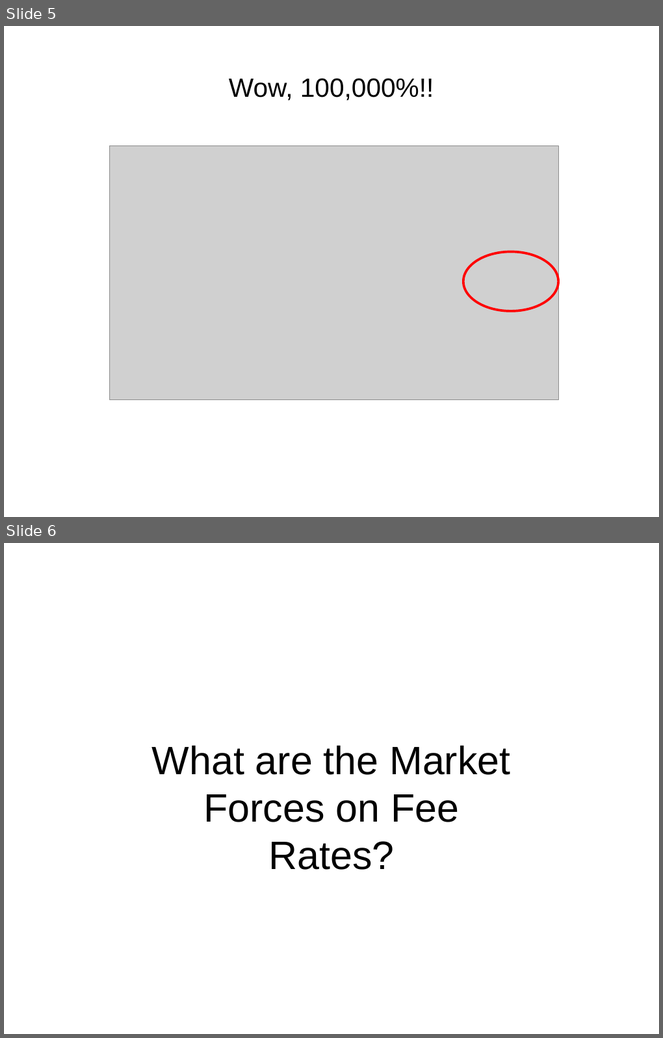
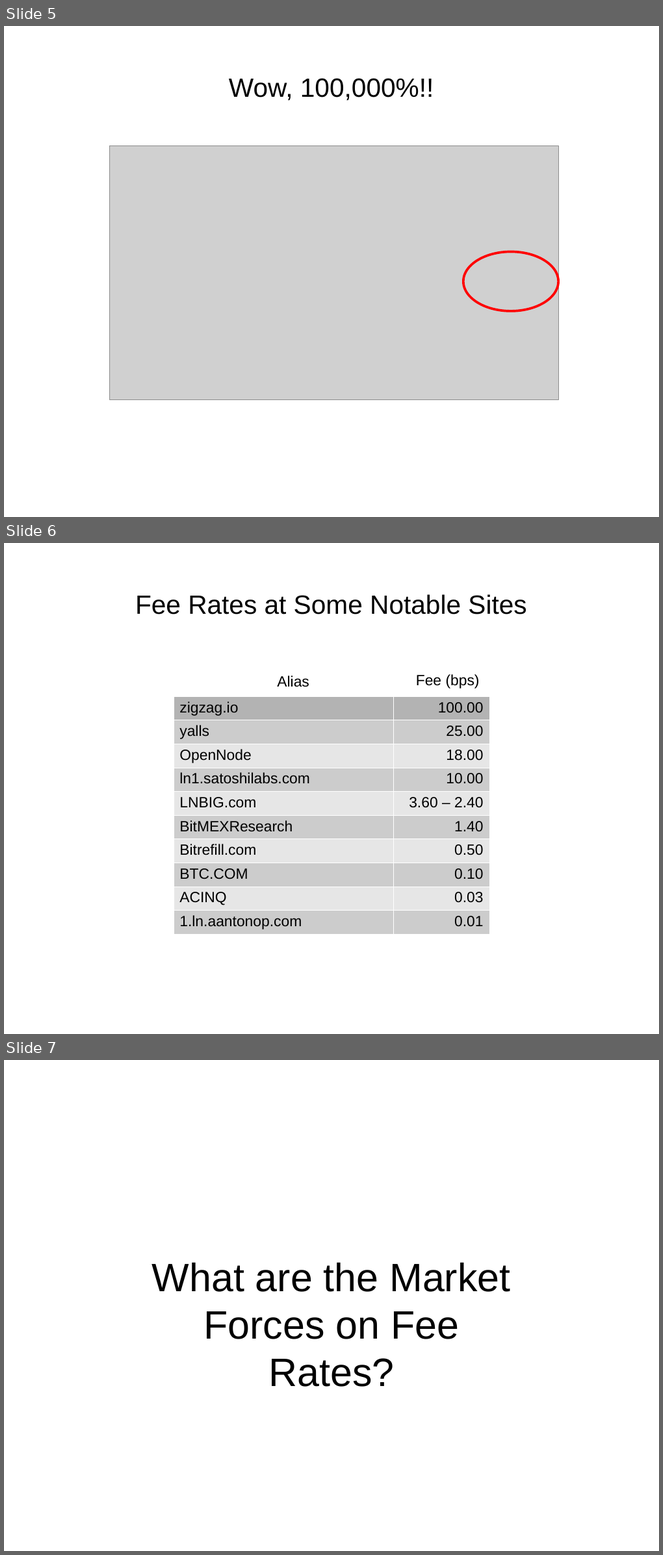
Before and after one commit to ksedgwic/lndtool, a slide deck: lightning-fee-market.odp. Shown one above the other, each under a label of ours: slides 5 and 6 before the commit, slides 5, 6 and 7 after it. The pictures are 663x1038 and 663x1555 pixels, drawn with LibreOffice and Linux fonts; fonts in the diff are those of the drawing; grey boxes stand for pictures. Boxes give left, top, right and bottom in pixels: in the first picture for what was removed or moved away, otherwise in the second. Text is boxed around its words. In the diff, an @@ line names an element or a change of style, - is before the commit and + after.

Commit message:
Added notable sites

```diff
--- a/lightning-fee-market.odp
+++ b/lightning-fee-market.odp
@@ slide 6 added at <box>4,543,659,1034</box>, background #FFFFFF @@
@@ title added at <box>135,594,527,615</box>, 32 pt, text #000000 @@
+Fee Rates at Some Notable Sites
@@ text added at <box>277,676,310,687</box>, 18 pt, text #000000 @@
+Alias
@@ text added at <box>416,674,480,689</box>, 18 pt, text #000000 @@
+Fee (bps)
@@ table added at <box>174,696,490,932</box>, 10 rows, 2 columns @@
+zigzag.io | 100.00
+yalls | 25.00
+OpenNode | 18.00
+ln1.satoshilabs.com | 10.00
+LNBIG.com | 3.60 – 2.40
+BitMEXResearch | 1.40
+Bitrefill.com | 0.50
+BTC.COM | 0.10
+ACINQ | 0.03
+1.ln.aantonop.com | 0.01
@@ what was slide 6 is now slide 7 @@
```
Also in this commit, not shown: 1 other file.
